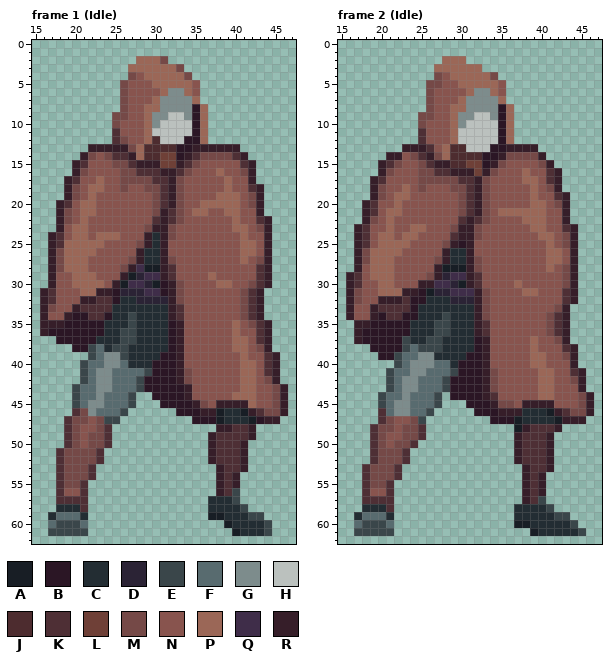
One commit to this pixel-art file: Personal_Roberto/ASEPRITE/1. Liora/Liora_Idle.aseprite. The picture above is the old version.
64x64 pixels, 8 frames. Colours within 5 levels of each other are drawn and written as one. Shown: frame 1 (Idle): x 15..47, y 0..62; frame 2 (Idle): x 15..47, y 0..62. The commit also changed other frames, which this record leaves out.
Palette (. is transparent): A #181e25  B #2b1625  C #232d33  D #2b2335  E #3a464a  F #586b6f  G #7d8c8c  H #bbc1be  J #4d2c2f  K #4e2f35  L #6f4037  M #754947  N #88544e  P #9b6757  Q #3f2d49  R #361e29
Pixels before, frame 1 (Idle), first column x 16:
 2 ............PPPM...............
 3 ...........PPPPPPM.............
 4 ...........MNPPPPPM............
 5 ..........MNNNPPPPPN...........
 6 ..........MNNNNPGGPN...........
 7 ..........MNNNPGGGGP...........
 8 ..........MNNPPGGGGBP..........
 9 .........MMNNPGGHHGBP..........
10 .........MNNNPGHHHHBP..........
11 .........KNNNPHHHHHBP..........
12 .........KMNNPJHHHBBP..........
13 ......RRRRRMPJJJJBBRRRRRR......
14 .....RMNMKKRPJJLLBRKMMMMKR.....
15 ....RKNNNMMKRRRLLRKMNNNNNKR....
16 ....RMNNNNMMKKKRRKMNNNPNNMR....
17 ...RKNNPNNMMMMKKRMNNNNNPNNR....
18 ...RMNPPNNMNNMMKRMNNNNNPNNKR...
19 ...RMNPNNNNNNNMKRMNNNNPPPNMR...
20 ..RKNPPNNNNNNNMKRMNNPPPPPNMR...
21 ..RMNPPNNNNNNNMRKMNPPNNPPNNR...
22 ..RMNPNNNNNNNNKRKMNNNNNNPNNKR..
23 ..RNPPNNNNNNNMRRMNNNNNNNPPNMR..
24 .RKNPPNPPPNNNRCRMNNNNNNNNPNNR..
25 .RKPPPPPNNNNMRCRNNNNNNNNNPPNR..
26 .RMPPPPNNNNNRCCRNNNNNNNNNPPNR..
27 .RMPPPNNNNNMRCCRMNNNNNNNNPNMR..
28 .RMPPPNNNNMRQAARKNNNNNNNNNNKR..
29 .RNNPPPNNNRADQQRKNNNNPNNNNNKR..
30 .RNNPPPPNRAQQDABRMNNNNPPNNMKR..
31 RKNNNPPRRBDDDQQBRMNNNNNNNMKR...
32 RKNNNRRKKBCCDDDDRMNNNNNNNMKR...
33 RMNNRKKKKCCCCCCCRKNNNNNNNMKR...
34 RNNRBBKKBCCECCCCRKNNNNNNNMKR...
35 RRRBBBBBCCCECCCCBRNNNNNNPNMKR..
36 RBBBBBBBCCEECCCCBRNNNNNNPNNKR..
37 ..BBBBBCCCEECCCCBRNNNNNNPPNKR..
38 ....BBEFCEECCCCCBRNNNNNNPPNMR..
39 ......EFGGECCCCBBRNNNNNNNPNNKR.
40 .....EFFGGFCCCBBBRNNNNNNNPPNKR.
41 .....EFGGFFFFEBBBRMNNNNNNPPNKR.
42 .....EFGGFFFEBBBBRMNNNNNNPPNMR.
43 ....EFFGGFFFEBBBBBRNNNNNNPPNNMR
44 ....EFFGFFFE..BBBBRNNNNNPPPNNMR
45 ....EFGGFFFE...BBBBRMNRRRRPNNMR
46 ....KMGFFFE......BBBRRACCARKMMR
47 ...KMMNMEE.........BBBACCCABRR.
48 ...KMNNMK.............RRKKR....
49 ...KMNMMK............RKKKKR....
50 ...KMNMMK............RKKKR.....
51 ..KMMMMK.............RKKKR.....
52 ..KMMMMK.............RKKKR.....
53 ..KMMMK...............RKKR.....
54 ..KMMMK...............RKR......
55 ..KMMK................RKR......
56 ..KNNK................RKE......
57 ..KKKK...............CCCE......
58 ..CCCK...............CCCCE.....
59 .CFFFC...............AACCCEE...
60 .FEEEF.................ACCCCE..
61 .EEEEE..................ACCCE..
Pixels before, frame 2 (Idle), first column x 16:
 2 ............PPP................
 3 ...........PPPPPP..............
 4 ...........MNPPPPPM............
 5 ..........MMNNPPPPPN...........
 6 ..........MNNNNPGGPN...........
 7 ..........MNNNPGGGGP...........
 8 ..........MNNPPGGGGBP..........
 9 .........MMNNPGGHHGBP..........
10 .........MNNNPGHHHHBP..........
11 .........KNNNPHHHHHBP..........
12 .........KNNNPHHHHHBP..........
13 .......RRRKNPJJHHHBBRRRR.......
14 .....RRNMKRMPJJJJBBRMMMMR......
15 ....RKMNNMKRRJJLLBRMNNNNMR.....
16 ....RMNNNMMKKRRRLRMNNNPNNKR....
17 ...RKNNNNMMMMMKKRMNNNNPPNKR....
18 ...RMNNPNMNNNMMKRMNNNNNPNMR....
19 ...RMNPPNNNNNNMKRMNNNNNPNNKR...
20 ..RKNNPNNNNNNNMKRMNNNNNPPNMR...
21 ..RKNPPNNNNNNNMKRMNPPPPPPNNR...
22 ..RMNPNNNNNNNNKRKMNNNNPPPNNR...
23 .RKNNPNNPPNNNMRRMNNNNNNPPNNKR..
24 .RKNPPNPPNNNNKRRMNNNNNNNPPNMR..
25 .RKNPPPPNNNNMRBRNNNNNNNNNPNMR..
26 .RMPPPPNNNNNRCCRNNNNNNNNNPPNR..
27 .RMPPPNNNNNMRCCRMNNNNNNNNPPNR..
28 .RNPPPNNNNNRAAARMNNNNNNNNPNMR..
29 RKNPPPNNNNMRDQQRKNNNNNNNNNNMR..
30 RKNNPPNNNRRQQDARKNNNNPNNNNNMR..
31 RMNNPPPRRBADDQQQRMNNNNPPNNNKR..
32 RMNNRRRKBBCCCDDDRMNNNNNNNNNKR..
33 RNNRKKKKBCCCCCCCRMNNNNNNNNMR...
34 RNNRBKKBBCCCECCCRMNNNNNNNMKR...
35 .RRBBBBBCCCEECCCRKNNNNNNNMKR...
36 .RBBBBBBCCCEECCCRKNNNNNNNMKR...
37 .RBBBBBECCEECCCCBRNNNNNPNNMR...
38 ...BBBBEFEEECCCCBRNNNNNPNNNKR..
39 ....BBEFFGGCCCCBBRNNNNNPPNNMR..
40 ......EFGGGFFCBBBRNNNNNPPNNNR..
41 .....EFFGGFFFEBBBRMNNNNNPPNNKR.
42 .....EFGGFFFEBBBBRMNNNNNPPNNMR.
43 .....EFGGFFFEBBBBRMNNNNNPPNNNR.
44 ....EFFGFFFE.BBBBRKNNNNNPPNNNMR
45 ....EFGGFFFE...BBBRMMNRRRRNNNMR
46 ....KFGGFFE.....BBBRRRCCCARKMMR
47 ....KMNNME........BBBACCCCARRR.
48 ...KMMNMMK...........ARKKKR....
49 ...KMNNMMK...........RKKKR.....
50 ...KMNMMK............RKKKR.....
51 ...KMMMK.............RKKKR.....
52 ...KMMMK.............RKKKR.....
53 ..KMMMK...............RKKR.....
54 ..KMMMK...............RKR......
55 ..KMMK................RKR......
56 ..KNNK................RKR......
57 ..KKKK................RKE......
58 ..CCCK...............CCCCE.....
59 .CFFFC...............CCCCCEE...
60 .FEEEF...............AACCCCCE..
61 .EEEEE.................ACCCCCE.
After the commit:
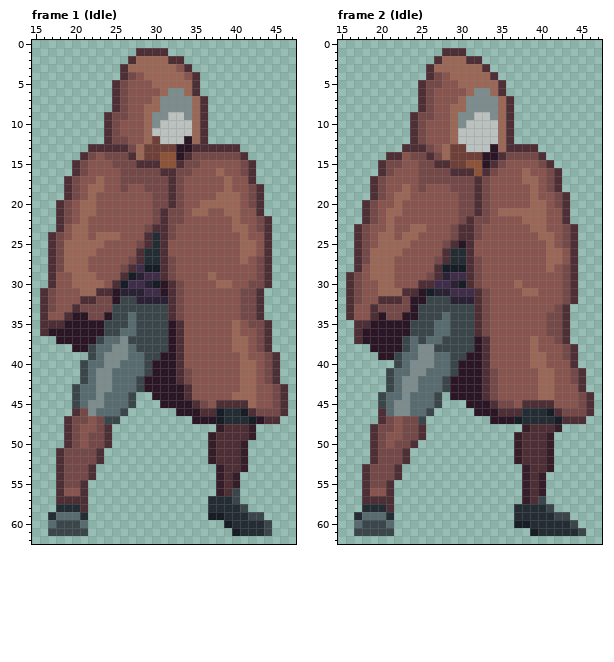
The edit:
colour J: #4d2c2f -> #6f4037
colour L: #6f4037 -> #8e5439
Changed rows in their new state; - is a pixel that keeps its letter.
Frame 1 (Idle), layer "Flattened":
first column x 16:
 1 ------------KKKK---------------
 2 -----------K---PKK-------------
 3 ----------K------NK------------
 4 ----------K-------NK-----------
 5 ---------K---------K-----------
 6 ---------K---------K-----------
 7 ---------K----------K----------
 8 ---------K---------PK----------
 9 --------K----------PK----------
10 --------K----------PK----------
11 --------KM---------PK----------
12 --------KM---------PK----------
13 ------KKKKK--------KKKKKK------
14 -----K---MMK------KM----MK-----
15 ----KM-----MKKK--KM------MK----
16 ----K-------MMMKKM--------K----
17 ---KM---------MMK---------K----
18 ---K-----------MK---------MK---
19 ---K-----------MK----------K---
20 --KM-----------MK----------K---
21 --K------------KM----------K---
22 --K-----------MKM----------MK--
23 --K-----------KK------------K--
24 -KM----------K-K------------K--
25 -KM----------K-K------------K--
26 -K----------K--K------------K--
27 -K----------K--K------------K--
28 -K---------K---KM----------MK--
29 -K--------K----KM----------MK--
30 -K-------K------K----------MK--
31 KM-----KK-------K---------MK---
32 KM---KKMM-EE----K---------MK---
33 K---KMMMMEEEEEEEKM--------MK---
34 K--K--MM-EEFEEEEKM--------MK---
35 KKK-----EEEFEEEE-K---------MK--
36 K-------EEFFEEEE-K---------MK--
37 -------EFFG-EEEE-K---------MK--
38 --------FGGFEEEE-K----------K--
39 ----------GFFEE--K----------MK-
40 -----------FFE---K----------MK-
41 -----------------K----------MK-
42 -----------------K-----------K-
43 ------------------K-----------K
44 ------------------K-----------K
45 -------------------K--KKKK----K
46 --------------------KK----KM--K
47 ----------------------------KK-
48 -----------------------K-------
Frame 2 (Idle), layer "Flattened":
first column x 16:
 1 ------------KKK----------------
 2 -----------K---KK--------------
 3 ----------K------K-------------
 4 ----------K-------K------------
 5 ---------K---------K-----------
 6 ---------K---------K-----------
 7 ---------K----------K----------
 8 ---------K---------PK----------
 9 --------K----------PK----------
10 --------K----------PK----------
11 --------KM---------PK----------
12 --------KM---------PK----------
13 -------KKKM--------PKKKK-------
14 -----KK--MK--------K----K------
15 ----KM----MKK-----K------K-----
16 ----K------MMKKK-K-------MK----
17 ---KM---------MMK--------MK----
18 ---K-----------MK---------K----
19 ---K-----------MK---------MK---
20 --KM-----------MK----------K---
21 --KM-----------MK----------K---
22 --K-----------MKM----------K---
23 -KM-----------KK-----------MK--
24 -KM----------MKK------------K--
25 -KM----------K-K------------K--
26 -K----------K--K------------K--
27 -K----------K--K------------K--
28 -K---------K---K------------K--
29 KM---------K---KM-----------K--
30 KM-------KK----KM-----------K--
31 K------KK-------K----------MK--
32 K---KKKM--EEE---K----------MK--
33 K--KMMMM-EEEEEEEK----------K---
34 K--K-MM--EEEFEEEK---------MK---
35 -KK-----EEEFFEEEKM--------MK---
36 -K------EEEFFEEEKM--------MK---
37 -K------FEFFEEEE-K---------K---
38 ---------GG-EEEE-K---------MK--
39 -----------FFEE--K----------K--
40 -------------E---K----------K--
41 -----------------K----------MK-
42 -----------------K-----------K-
43 -----------------K-----------K-
44 -----------------KM-----------K
45 ------------------K---KKKK----K
46 -------------------KKK----KM--K
47 -------M-------------------KKK-
48 ---------------------.---------
Boxes around the changes in both pictures, in picture pixels (x1, y1, x2, y2):
changed: (40, 48, 288, 432)
changed: (346, 48, 594, 432)
